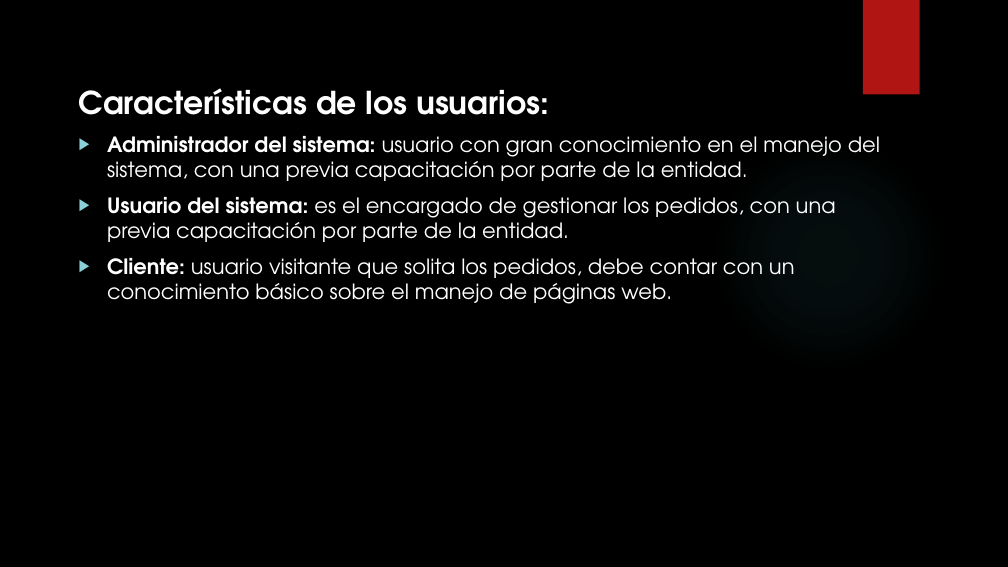
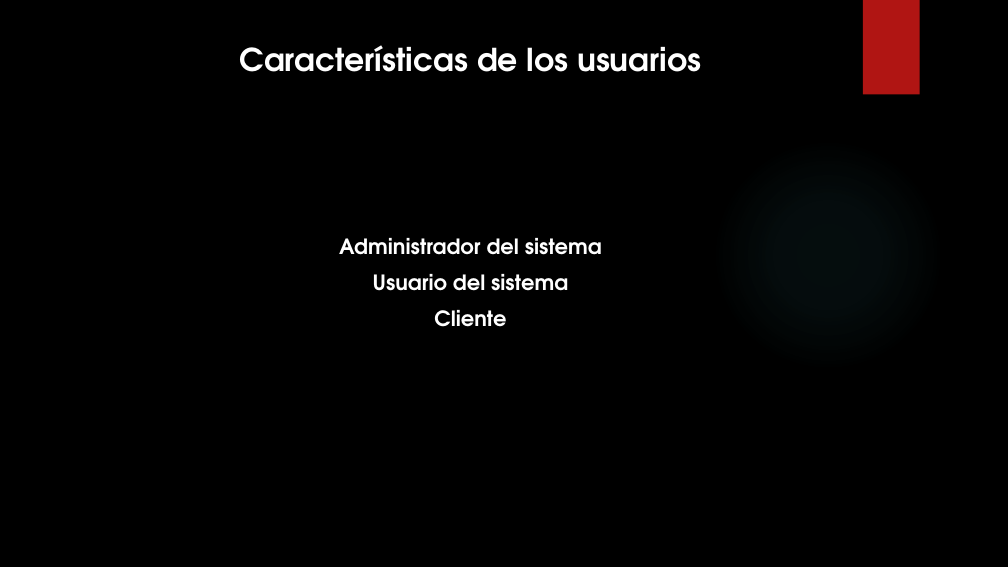
Before and after one commit to francben/proyectoDeliberyApp, a slide deck: slide 8 of Presentacion de Clase.pptx. Drawn at 1008x567 pixels with LibreOffice and Linux fonts; fonts in the diff are those of the drawing; background and template pictures are left out. Boxes give left, top, right and bottom in pixels: in the first picture for what was removed or moved away, otherwise in the second. Text is boxed around its words. In the diff, an @@ line names an element or a change of style, - is before the commit and + after.

Commit message:
Le quite parte del texto.

```diff
--- a/Presentacion de Clase.pptx
+++ b/Presentacion de Clase.pptx
@@ text at [240, 45, 701, 327]: text changed; bold on @@
-Características de los usuarios:
-▶ Administrador del sistema: usuario con gran conocimiento en el manejo del sistema, con una previa capacitación por parte de la entidad.
-▶ Usuario del sistema: es el encargado de gestionar los pedidos, con una previa capacitación por parte de la entidad.
-▶ Cliente: usuario visitante que solita los pedidos, debe contar con un conocimiento básico sobre el manejo de páginas web.
+Características de los usuarios
+Administrador del sistema
+Usuario del sistema
+Cliente
```
Also in this commit, not shown: 10 other slides changed, 3 slides added, 5 slides removed.
